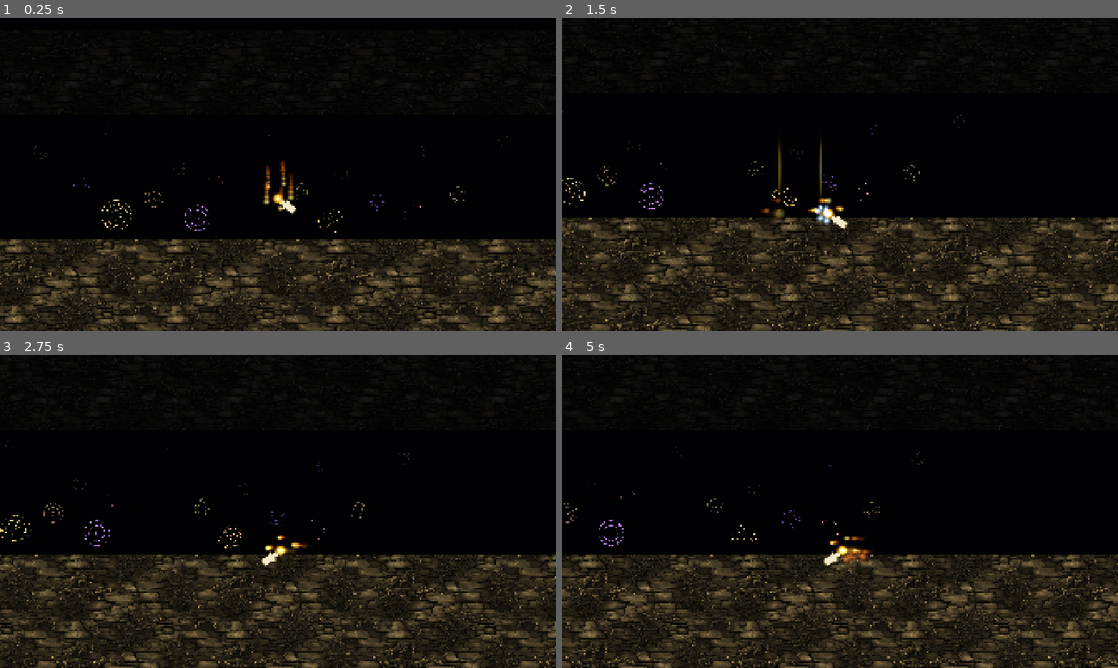
Above: before the commit, frames 1-4 (two rows, left to right).
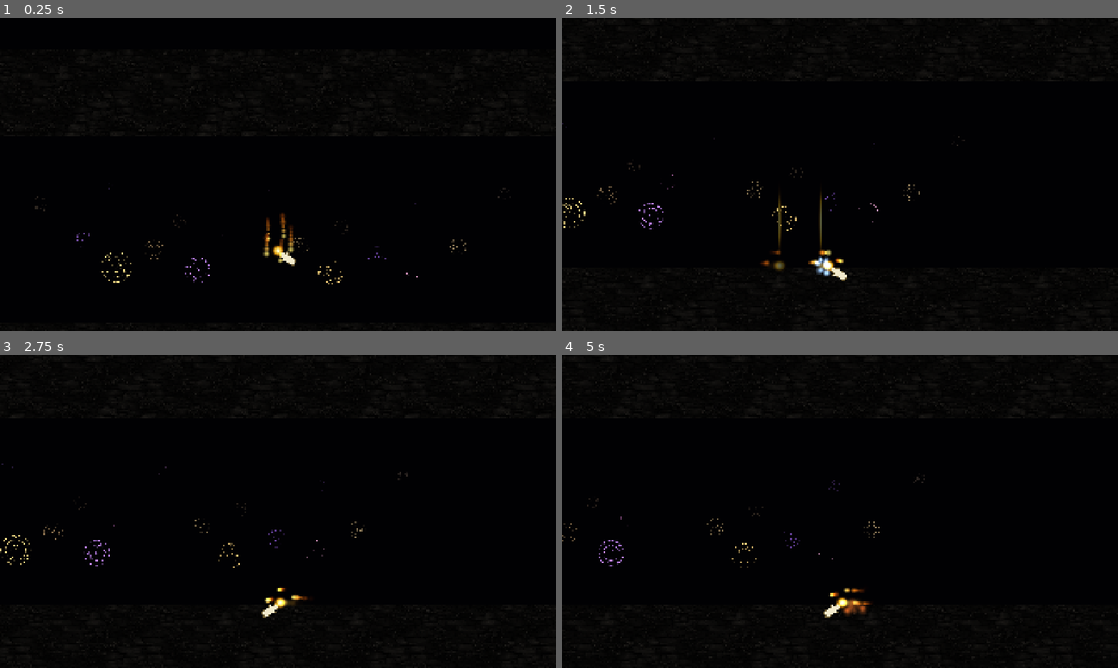
Above: after the commit, the same moments.

Repository: Ito-x/Zell
Game: Godot game, scene res://scenes/world/LesYeux.tscn
The game is run twice, just before and just after one commit, with the same random seed, the same clock (stepped at 60 frames per second) and the same inputs.
Inputs (mouse positions are in pixels of both pictures, inside the frame that each line leads up to):
- Up to frame 1 (0.25 s): no input
- Up to frame 2 (1.5 s): tap Enter at 0.5 s; move the mouse to (962, 158) at 0.52 s; hold D (move_right) from 0.53 s (still down); click (962, 158) at 0.6 s; tap Space (jump) at 0.77 s; move the mouse to (728, 190) at 1.27 s; right-click (728, 190) at 1.35 s
- Up to frame 3 (2.75 s): tap Space (jump) at 1.52 s; move the mouse to (333, 442) at 2.02 s; release D (move_right) at 2.03 s; hold A (move_left) from 2.03 s (still down); tap E (interact) at 2.1 s
- Up to frame 4 (5 s): move the mouse to (812, 574) at 2.77 s; release A (move_left) at 2.78 s; hold D (move_right) 2.78-4.28 s; tap S (look_down) at 2.85 s; tap Space (jump) at 3.02, 3.77, 4.52 s; move the mouse to (1006, 558) at 3.52 s; hold W (look_up) 3.53-4.28 s; move the mouse to (673, 464) at 4.27 s; hold A (move_left) from 4.28 s (still down); click (673, 464) at 4.35 s

The runs differ from the first frame. In frame 1, 23% of the frame differs, in the area x 0-100%, y 5-100%; in frame 2, 26%, in the area x 0-100%, y 1-100%; in frame 3, 26%; in frame 4, 26%.

Commit message:
feat(camera): décale la caméra de 180px vers le haut
Le joueur apparaît maintenant dans le tiers inférieur du viewport au lieu
du centre, ce qui montre moins de sol et plus de ciel/plafond/rosas.

Implémentation : position.y=-180 sur la Camera2D du Player (transform local).
Pas de conflit avec PlayerCamera.gd qui ne manipule que offset.x/offset.y.

Diff:
--- a/scenes/player/Player.tscn
+++ b/scenes/player/Player.tscn
@@ -290,6 +290,7 @@
 shape = SubResource("RectangleShape2D_sword")
 
 [node name="Camera2D" type="Camera2D" parent="."]
+position = Vector2(0, -180)
 position_smoothing_enabled = true
 position_smoothing_speed = 5.0
 drag_vertical_enabled = true
--- a/scenes/world/LesYeux.tscn
+++ b/scenes/world/LesYeux.tscn
@@ -1,12 +1,12 @@
 [gd_scene format=3 uid="uid://de2yq6uqt4q41"]
 
 [ext_resource type="PackedScene" path="res://scenes/player/Player.tscn" id="1_player"]
-[ext_resource type="Shader" path="res://assets/shaders/stones_textured.gdshader" id="2_stones"]
-[ext_resource type="Texture2D" path="res://assets/textures/sol_pierres.jpg" id="7_tex"]
+[ext_resource type="Shader" uid="uid://d372qjyl86uf1" path="res://assets/shaders/stones_textured.gdshader" id="2_stones"]
 [ext_resource type="PackedScene" uid="uid://bovvhmrh3de41" path="res://scenes/world/Etoile.tscn" id="3_etoile"]
-[ext_resource type="PackedScene" path="res://scenes/world/Rosa2.tscn" id="4_rosa2"]
-[ext_resource type="PackedScene" path="res://scenes/world/Rosa3.tscn" id="5_rosa3"]
-[ext_resource type="PackedScene" path="res://scenes/world/Rosa4.tscn" id="6_rosa4"]
+[ext_resource type="PackedScene" uid="uid://bghxnbm4hc000" path="res://scenes/world/Rosa2.tscn" id="4_rosa2"]
+[ext_resource type="PackedScene" uid="uid://ns4dtduei464" path="res://scenes/world/Rosa3.tscn" id="5_rosa3"]
+[ext_resource type="PackedScene" uid="uid://dqj5oe0tuv440" path="res://scenes/world/Rosa4.tscn" id="6_rosa4"]
+[ext_resource type="Texture2D" uid="uid://gm6vtfao0wwp" path="res://assets/textures/sol_pierres.jpg" id="7_tex"]
 
 [sub_resource type="Environment" id="Environment_yeux"]
 background_mode = 1
@@ -21,150 +21,143 @@
 [sub_resource type="RectangleShape2D" id="RectangleShape2D_sol"]
 size = Vector2(4001, 32)
 
-[sub_resource type="RectangleShape2D" id="RectangleShape2D_plafond"]
-size = Vector2(4001, 32)
-
-[sub_resource type="ShaderMaterial" id="ShaderMaterial_sol"]
-shader = ExtResource("2_stones")
-shader_parameter/source_tex = ExtResource("7_tex")
-shader_parameter/stone_tint = Color(1.6, 1.35, 0.85, 1)
-shader_parameter/vine_tint = Color(0.55, 0.45, 0.30, 1)
-shader_parameter/texture_scale = 0.0018
-shader_parameter/brightness = 0.85
-
 [sub_resource type="ShaderMaterial" id="ShaderMaterial_plafond"]
 shader = ExtResource("2_stones")
 shader_parameter/source_tex = ExtResource("7_tex")
 shader_parameter/stone_tint = Color(0.45, 0.42, 0.38, 1)
-shader_parameter/vine_tint = Color(0.30, 0.28, 0.25, 1)
+shader_parameter/vine_tint = Color(0.3, 0.28, 0.25, 1)
 shader_parameter/texture_scale = 0.0022
 shader_parameter/brightness = 0.5
 
+[sub_resource type="RectangleShape2D" id="RectangleShape2D_plafond"]
+size = Vector2(4001, 32)
 
-[node name="LesYeux" type="Node2D"]
+[node name="LesYeux" type="Node2D" unique_id=892458204]
 
-[node name="WorldEnvironment" type="WorldEnvironment" parent="."]
+[node name="WorldEnvironment" type="WorldEnvironment" parent="." unique_id=299511531]
 environment = SubResource("Environment_yeux")
 
-[node name="Decor" type="Node2D" parent="."]
+[node name="Decor" type="Node2D" parent="." unique_id=1879516219]
 
-[node name="RosasLointain" type="Node2D" parent="Decor"]
+[node name="RosasLointain" type="Node2D" parent="Decor" unique_id=1569632231]
+modulate = Color(0.45, 0.42, 0.55, 0.4)
 z_index = -5
-modulate = Color(0.45, 0.42, 0.55, 0.4)
 
-[node name="Rosa" parent="Decor/RosasLointain" instance=ExtResource("3_etoile")]
+[node name="Rosa" parent="Decor/RosasLointain" unique_id=1563113921 instance=ExtResource("3_etoile")]
 position = Vector2(-820, 20)
 scale = Vector2(0.9, 0.9)
 color = Color(1, 0.9, 0.55, 1)
 
-[node name="Rosa2" parent="Decor/RosasLointain" instance=ExtResource("4_rosa2")]
+[node name="Rosa2" parent="Decor/RosasLointain" unique_id=911867594 instance=ExtResource("4_rosa2")]
 position = Vector2(-590, -50)
 scale = Vector2(0.7, 0.7)
 color = Color(0.8, 0.6, 1, 1)
 
-[node name="Rosa3" parent="Decor/RosasLointain" instance=ExtResource("5_rosa3")]
+[node name="Rosa3" parent="Decor/RosasLointain" unique_id=466864654 instance=ExtResource("5_rosa3")]
 position = Vector2(-340, 80)
 scale = Vector2(0.8, 0.8)
 color = Color(1, 0.85, 0.5, 1)
 
-[node name="Rosa4" parent="Decor/RosasLointain" instance=ExtResource("6_rosa4")]
+[node name="Rosa4" parent="Decor/RosasLointain" unique_id=1116526163 instance=ExtResource("6_rosa4")]
 position = Vector2(-50, -30)
 scale = Vector2(0.6, 0.6)
 color = Color(1, 0.7, 0.9, 1)
 
-[node name="Rosa5" parent="Decor/RosasLointain" instance=ExtResource("3_etoile")]
+[node name="Rosa5" parent="Decor/RosasLointain" unique_id=1668329739 instance=ExtResource("3_etoile")]
 position = Vector2(220, 100)
 scale = Vector2(0.85, 0.85)
 color = Color(0.95, 0.85, 0.5, 1)
 
-[node name="Rosa6" parent="Decor/RosasLointain" instance=ExtResource("4_rosa2")]
+[node name="Rosa6" parent="Decor/RosasLointain" unique_id=852928436 instance=ExtResource("4_rosa2")]
 position = Vector2(490, 20)
 scale = Vector2(0.7, 0.7)
 color = Color(0.85, 0.6, 1, 1)
 
-[node name="Rosa7" parent="Decor/RosasLointain" instance=ExtResource("5_rosa3")]
+[node name="Rosa7" parent="Decor/RosasLointain" unique_id=1323610728 instance=ExtResource("5_rosa3")]
 position = Vector2(780, -10)
 scale = Vector2(0.8, 0.8)
 color = Color(1, 0.9, 0.6, 1)
 
-[node name="RosasMilieu" type="Node2D" parent="Decor"]
+[node name="RosasMilieu" type="Node2D" parent="Decor" unique_id=1207297173]
+modulate = Color(0.75, 0.72, 0.85, 0.75)
 z_index = -3
-modulate = Color(0.75, 0.72, 0.85, 0.75)
 
-[node name="Rosa" parent="Decor/RosasMilieu" instance=ExtResource("4_rosa2")]
+[node name="Rosa" parent="Decor/RosasMilieu" unique_id=1680942585 instance=ExtResource("4_rosa2")]
 position = Vector2(-680, 140)
 scale = Vector2(1.1, 1.1)
 color = Color(0.8, 0.55, 1, 1)
 
-[node name="Rosa2" parent="Decor/RosasMilieu" instance=ExtResource("5_rosa3")]
+[node name="Rosa2" parent="Decor/RosasMilieu" unique_id=163231496 instance=ExtResource("5_rosa3")]
 position = Vector2(-430, 180)
 scale = Vector2(1.2, 1.2)
 color = Color(1, 0.85, 0.5, 1)
 
-[node name="Rosa3" parent="Decor/RosasMilieu" instance=ExtResource("6_rosa4")]
+[node name="Rosa3" parent="Decor/RosasMilieu" unique_id=678755375 instance=ExtResource("6_rosa4")]
 position = Vector2(-220, 130)
 scale = Vector2(0.9, 0.9)
 color = Color(1, 0.6, 0.85, 1)
 
-[node name="Rosa4" parent="Decor/RosasMilieu" instance=ExtResource("3_etoile")]
+[node name="Rosa4" parent="Decor/RosasMilieu" unique_id=1053404796 instance=ExtResource("3_etoile")]
 position = Vector2(80, 160)
-scale = Vector2(1.0, 1.0)
 color = Color(0.95, 0.85, 0.5, 1)
 
-[node name="Rosa5" parent="Decor/RosasMilieu" instance=ExtResource("4_rosa2")]
+[node name="Rosa5" parent="Decor/RosasMilieu" unique_id=1850287760 instance=ExtResource("4_rosa2")]
 position = Vector2(340, 200)
 scale = Vector2(1.1, 1.1)
 color = Color(0.75, 0.5, 1, 1)
 
-[node name="Rosa6" parent="Decor/RosasMilieu" instance=ExtResource("5_rosa3")]
+[node name="Rosa6" parent="Decor/RosasMilieu" unique_id=738400172 instance=ExtResource("5_rosa3")]
 position = Vector2(620, 170)
-scale = Vector2(1.0, 1.0)
 color = Color(1, 0.9, 0.55, 1)
 
-[node name="RosasProches" type="Node2D" parent="Decor"]
+[node name="RosasProches" type="Node2D" parent="Decor" unique_id=1779421718]
 z_index = -1
 
-[node name="Rosa" parent="Decor/RosasProches" instance=ExtResource("3_etoile")]
+[node name="Rosa" parent="Decor/RosasProches" unique_id=76270194 instance=ExtResource("3_etoile")]
 position = Vector2(-560, 240)
 scale = Vector2(1.8, 1.8)
 color = Color(1, 0.9, 0.55, 1)
 
-[node name="Rosa2" parent="Decor/RosasProches" instance=ExtResource("5_rosa3")]
+[node name="Rosa2" parent="Decor/RosasProches" unique_id=701707265 instance=ExtResource("5_rosa3")]
 position = Vector2(-280, 250)
 scale = Vector2(1.6, 1.6)
 color = Color(0.8, 0.55, 1, 1)
 
-[node name="Rosa3" parent="Decor/RosasProches" instance=ExtResource("4_rosa2")]
+[node name="Rosa3" parent="Decor/RosasProches" unique_id=2079506373 instance=ExtResource("4_rosa2")]
 position = Vector2(180, 260)
 scale = Vector2(1.5, 1.5)
 color = Color(1, 0.85, 0.5, 1)
 
-[node name="Rosa4" parent="Decor/RosasProches" instance=ExtResource("6_rosa4")]
+[node name="Rosa4" parent="Decor/RosasProches" unique_id=1803874880 instance=ExtResource("6_rosa4")]
 position = Vector2(470, 240)
 scale = Vector2(1.2, 1.2)
 color = Color(1, 0.7, 0.9, 1)
 
-[node name="Geometrie" type="TileMapLayer" parent="."]
+[node name="Geometrie" type="TileMapLayer" parent="." unique_id=409895607]
 
-[node name="SolProvisoire" type="StaticBody2D" parent="."]
+[node name="SolProvisoire" type="StaticBody2D" parent="." unique_id=2010600438]
 position = Vector2(0, 340)
 
-[node name="CollisionShape2D" type="CollisionShape2D" parent="SolProvisoire"]
+[node name="CollisionShape2D" type="CollisionShape2D" parent="SolProvisoire" unique_id=1961438152]
+position = Vector2(5, 112)
 shape = SubResource("RectangleShape2D_sol")
 
-[node name="Visual" type="Polygon2D" parent="SolProvisoire"]
-material = SubResource("ShaderMaterial_sol")
-polygon = PackedVector2Array(-2000, -16, 2000, -16, 2000, 500, -2000, 500)
+[node name="Visual2" type="Polygon2D" parent="SolProvisoire" unique_id=1197890520]
+material = SubResource("ShaderMaterial_plafond")
+position = Vector2(-1, 371)
+polygon = PackedVector2Array(-2000, -280, 2000, -280, 2000, 16, -2000, 16)
 
-[node name="Plafond" type="StaticBody2D" parent="."]
+[node name="Plafond" type="StaticBody2D" parent="." unique_id=2055370320]
 position = Vector2(0, -120)
 
-[node name="CollisionShape2D" type="CollisionShape2D" parent="Plafond"]
+[node name="CollisionShape2D" type="CollisionShape2D" parent="Plafond" unique_id=963340615]
+position = Vector2(3, -112)
 shape = SubResource("RectangleShape2D_plafond")
 
-[node name="Visual" type="Polygon2D" parent="Plafond"]
+[node name="Visual" type="Polygon2D" parent="Plafond" unique_id=594231256]
 material = SubResource("ShaderMaterial_plafond")
+position = Vector2(26, -109)
 polygon = PackedVector2Array(-2000, -280, 2000, -280, 2000, 16, -2000, 16)
 
-[node name="Player" parent="." instance=ExtResource("1_player")]
+[node name="Player" parent="." unique_id=1226070225 instance=ExtResource("1_player")]
 position = Vector2(-2, 100)
Not shown, added: assets/shaders/stones_textured.gdshader.uid
